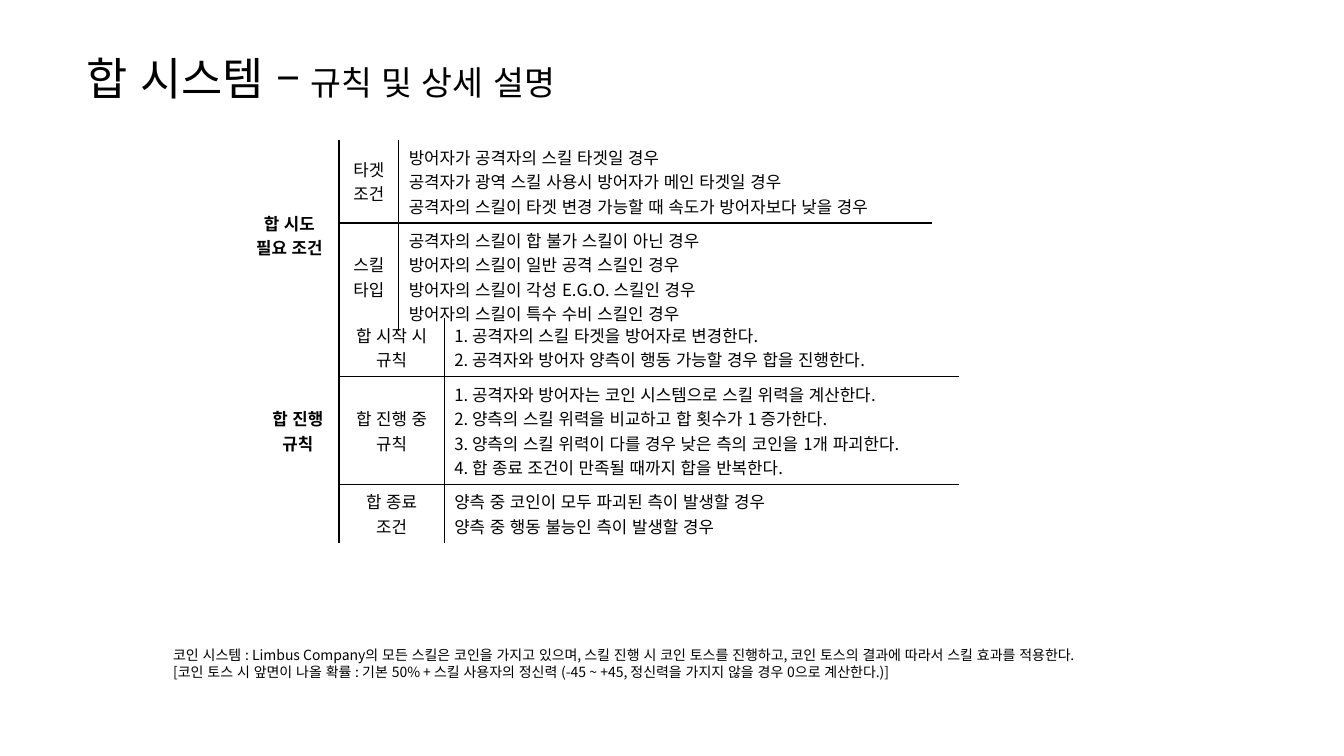
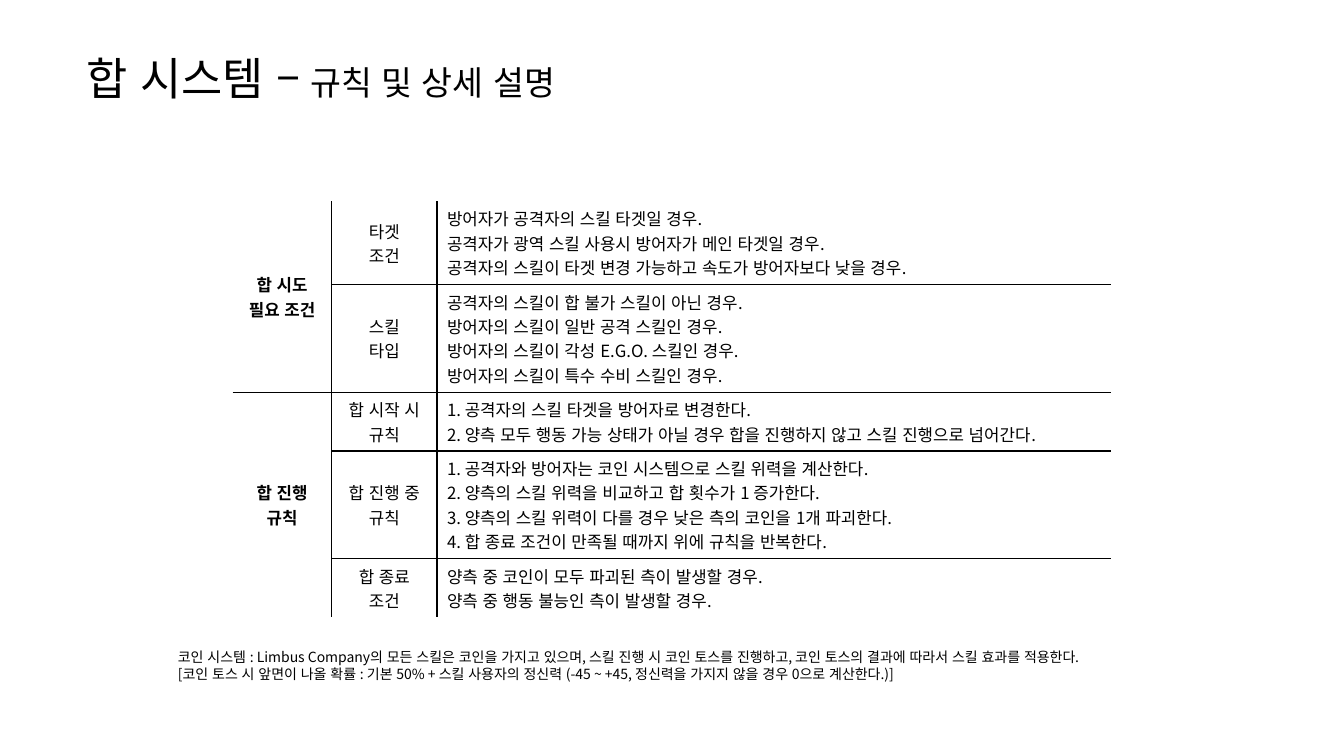
Before and after one commit to yjk0401/unityenginebasic_9th, a slide deck: slide 4 of 기획/림버스 컴퍼니/Limbus Company 합 시스템 역 기획서-윤정근.pptx. Drawn at 1344x756 pixels with LibreOffice and Linux fonts; fonts in the diff are those of the drawing. Boxes give left, top, right and bottom in pixels: in the first picture for what was removed or moved away, otherwise in the second. Text is boxed around its words. In the diff, an @@ line names an element or a change of style, - is before the commit and + after.

```diff
--- a/기획/림버스 컴퍼니/Limbus Company 합 시스템 역 기획서-윤정근.pptx
+++ b/기획/림버스 컴퍼니/Limbus Company 합 시스템 역 기획서-윤정근.pptx
@@ table at (x1=233, y1=202, x2=1111, y2=613) @@
-row 1: 합 시도 / 필요 조건 | 타겟 / 조건 | 방어자가 공격자의 스킬 타겟일 경우 / 공격자가 광역 스킬 사용시 방어자가 메인 타겟일 경우 / 공격자의 스킬이 타겟 변경 가능할 때 속도가 방어자보다 낮을 경우
-row 2:  | 스킬 / 타입 | 공격자의 스킬이 합 불가 스킬이 아닌 경우 / 방어자의 스킬이 일반 공격 스킬인 경우 / 방어자의 스킬이 각성 E.G.O. 스킬인 경우 / 방어자의 스킬이 특수 수비 스킬인 경우
+row 1: 합 시도 / 필요 조건 | 타겟 / 조건 | 방어자가 공격자의 스킬 타겟일 경우. / 공격자가 광역 스킬 사용시 방어자가 메인 타겟일 경우. / 공격자의 스킬이 타겟 변경 가능하고 속도가 방어자보다 낮을 경우.
+row 2:  | 스킬 / 타입 | 공격자의 스킬이 합 불가 스킬이 아닌 경우. / 방어자의 스킬이 일반 공격 스킬인 경우. / 방어자의 스킬이 각성 E.G.O. 스킬인 경우. / 방어자의 스킬이 특수 수비 스킬인 경우.
+row 3: 합 진행 / 규칙 | 합 시작 시 / 규칙 | 1. 공격자의 스킬 타겟을 방어자로 변경한다. / 2. 양측 모두 행동 가능 상태가 아닐 경우 합을 진행하지 않고 스킬 진행으로 넘어간다.
+row 4:  | 합 진행 중 / 규칙 | 1. 공격자와 방어자는 코인 시스템으로 스킬 위력을 계산한다. / 2. 양측의 스킬 위력을 비교하고 합 횟수가 1 증가한다. / 3. 양측의 스킬 위력이 다를 경우 낮은 측의 코인을 1개 파괴한다. / 4. 합 종료 조건이 만족될 때까지 위에 규칙을 반복한다.
+row 5:  | 합 종료 / 조건 | 양측 중 코인이 모두 파괴된 측이 발생할 경우. / 양측 중 행동 불능인 측이 발생할 경우.
@@ table resized from (x1=240, y1=140, x2=932, y2=431) to (x1=233, y1=202, x2=1111, y2=613) @@
@@ table removed at (x1=257, y1=318, x2=960, y2=539), 3 rows, 3 columns @@
-합 진행 / 규칙 | 합 시작 시 / 규칙 | 1. 공격자의 스킬 타겟을 방어자로 변경한다. / 2. 공격자와 방어자 양측이 행동 가능할 경우 합을 진행한다.
- | 합 진행 중 / 규칙 | 1. 공격자와 방어자는 코인 시스템으로 스킬 위력을 계산한다. / 2. 양측의 스킬 위력을 비교하고 합 횟수가 1 증가한다. / 3. 양측의 스킬 위력이 다를 경우 낮은 측의 코인을 1개 파괴한다. / 4. 합 종료 조건이 만족될 때까지 합을 반복한다.
- | 합 종료 / 조건 | 양측 중 코인이 모두 파괴된 측이 발생할 경우 / 양측 중 행동 불능인 측이 발생할 경우
@@ text "코인 시스템 : Limbus Company의 ..." moved from (x1=173, y1=648, x2=1074, y2=680) to (x1=178, y1=650, x2=1079, y2=682) @@
```
Also in this commit, not shown: 4 other slides changed, 5 slides added, 1 other file.
